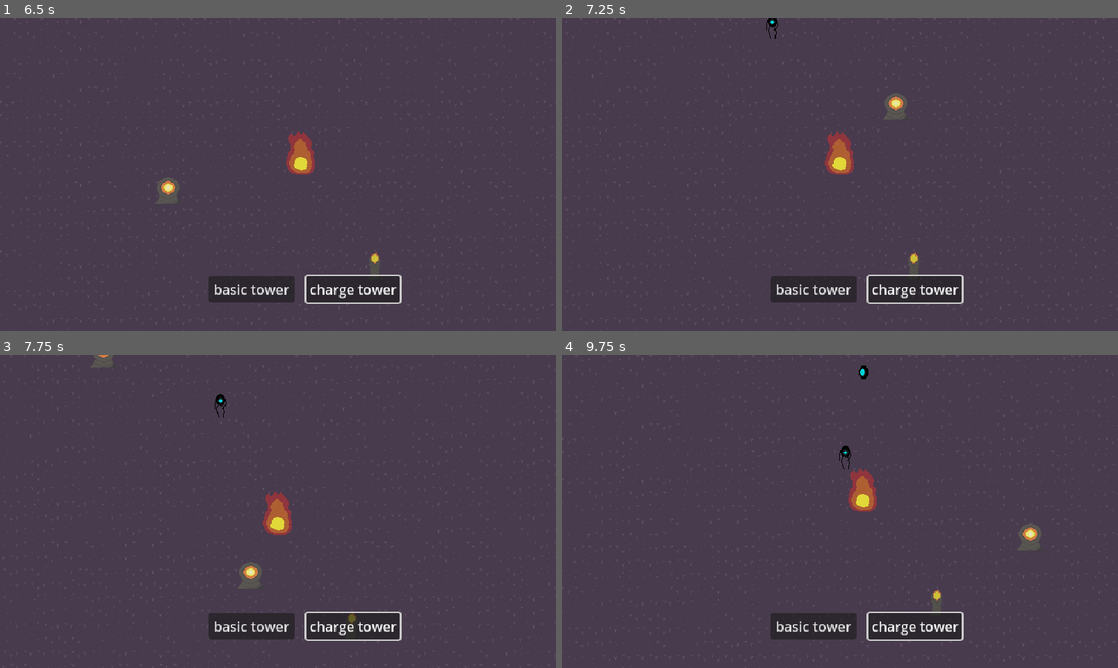
Above: before the commit, frames 1-4 (two rows, left to right).
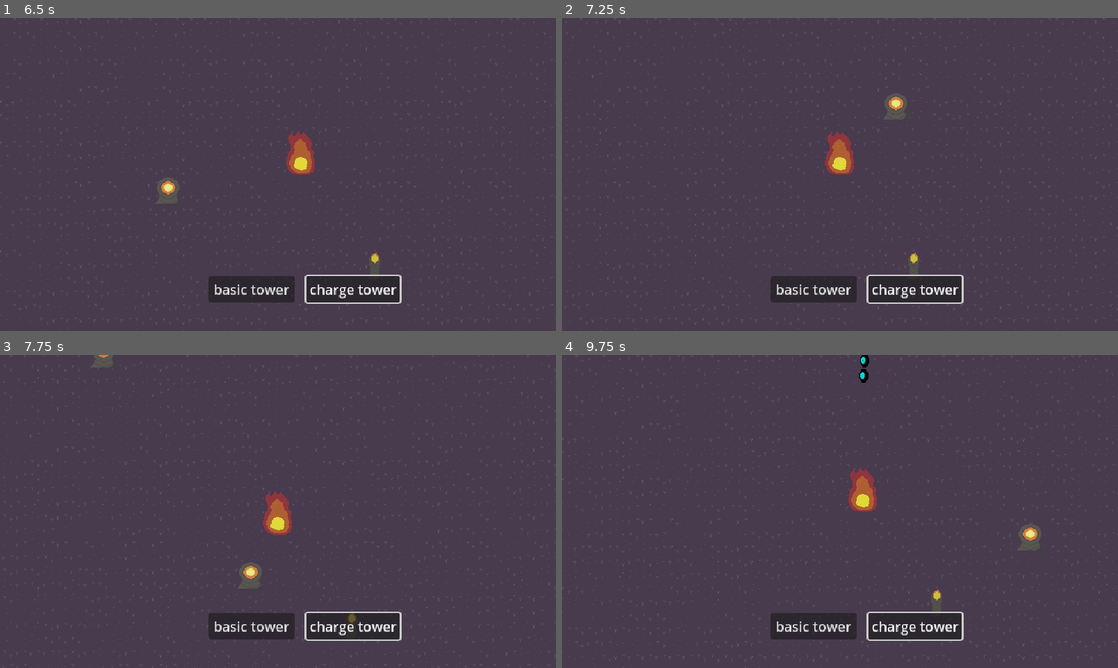
Above: after the commit, the same moments.

Repository: sushitoad/tower-defense-prototype
Game: Godot game, scene res://scenes/test_scene.tscn
Same seed, same stepped clock (60 frames per second), same inputs: the game is played once before the commit and once after it.
Inputs (mouse positions are in pixels of both pictures, inside the frame that each line leads up to):
- Up to frame 1 (6.5 s): click "basic tower" at 0.5 s; click "charge tower" at 1.25 s; click "basic tower" at 2 s; click "charge tower" at 2.75 s; click "basic tower" at 3.5 s; click "charge tower" at 4.25 s; tap Enter at 5 s; move the mouse to (400, 158) at 5.02 s; tap S (CameraDown) at 5.1 s; tap Space at 5.75 s; move the mouse to (166, 190) at 5.77 s; tap A (CameraLeft) at 5.85 s
- Up to frame 2 (7.25 s): tap Enter at 6.5 s; move the mouse to (895, 105) at 6.52 s; tap D (CameraRight) at 6.6 s
- Up to frame 3 (7.75 s): move the mouse to (250, 574) at 7.27 s; tap W (CameraUp) at 7.35 s
- Up to frame 4 (9.75 s): move the mouse to (1006, 558) at 8.02 s; click (1006, 558) at 8.1 s; move the mouse to (673, 464) at 8.77 s; tap S (CameraDown) at 8.85 s; move the mouse to (867, 511) at 9.52 s; tap A (CameraLeft) at 9.6 s

Frame 1 is identical in both runs. In frame 2, less than 0.1% of the frame differs, in the area x 36-39%, y 0-7%; in frame 3, less than 0.1%; in frame 4, 0.2%, in the area x 49-56%, y 0-37%.

Commit message:
spawn multiple enemies
also nice little spawn delay

Diff:
--- a/scenes/enemy_spawner.tscn
+++ b/scenes/enemy_spawner.tscn
@@ -1,9 +1,18 @@
-[gd_scene load_steps=2 format=3 uid="uid://c3ly8m2djtyo2"]
+[gd_scene load_steps=4 format=3 uid="uid://c3ly8m2djtyo2"]
 
 [ext_resource type="Script" uid="uid://ckobnwgnmkynv" path="res://scripts/enemy_spawner.gd" id="1_ks1gq"]
+[ext_resource type="Texture2D" uid="uid://b8ds7ewsgjec4" path="res://art/spawner portal proto 1.png" id="2_devoi"]
+
+[sub_resource type="AtlasTexture" id="AtlasTexture_xl0gr"]
+atlas = ExtResource("2_devoi")
+region = Rect2(6, 6, 52, 52)
 
 [node name="EnemySpawner" type="Node2D"]
 script = ExtResource("1_ks1gq")
+
+[node name="Sprite2D" type="Sprite2D" parent="."]
+modulate = Color(1, 1, 1, 0.784314)
+texture = SubResource("AtlasTexture_xl0gr")
 
 [node name="SpawnTimer" type="Timer" parent="."]
 autostart = true
--- a/scenes/test_scene.tscn
+++ b/scenes/test_scene.tscn
@@ -9,7 +9,6 @@
 [ext_resource type="PackedScene" uid="uid://c3ly8m2djtyo2" path="res://scenes/enemy_spawner.tscn" id="5_6qxox"]
 [ext_resource type="PackedScene" uid="uid://d3ipy8tqa17n4" path="res://scenes/proto_tower.tscn" id="7_rnaij"]
 [ext_resource type="PackedScene" uid="uid://dncxjlgaytiy" path="res://scenes/charge_tower.tscn" id="8_h3xc6"]
-[ext_resource type="PackedScene" uid="uid://d0oom0k2b8ssg" path="res://scenes/stalker_enemy.tscn" id="8_rnaij"]
 [ext_resource type="PackedScene" uid="uid://bke6wmd6gbbnp" path="res://scenes/camera.tscn" id="10_s36qc"]
 
 [sub_resource type="TileSetAtlasSource" id="TileSetAtlasSource_s36qc"]
@@ -41,9 +40,7 @@
 [node name="EnemySpawner" parent="." instance=ExtResource("5_6qxox")]
 position = Vector2(603, 44)
 enemyToSpawn = ExtResource("3_nd71p")
-
-[node name="StalkerEnemy" parent="." instance=ExtResource("8_rnaij")]
-position = Vector2(347, 62)
+numberToSpawn = 3
 
 [node name="TheHeartfire" parent="." instance=ExtResource("4_7ddre")]
 position = Vector2(598, 531)
--- a/scripts/basic_tower.gd
+++ b/scripts/basic_tower.gd
@@ -22,6 +22,9 @@
 			var closestEnemy = enemiesInRange[0]
 			#enemies need to remove themselves from each towers enemiesInRange when they die or this breaks
 			for enemy in enemiesInRange:
+					if enemy == null:
+						continue
+					#this is still breaking sometimes
 					if position.distance_to(enemy.position) < position.distance_to(closestEnemy.position):
 						closestEnemy = enemy
 			currentTarget = closestEnemy
--- a/scripts/enemy_spawner.gd
+++ b/scripts/enemy_spawner.gd
@@ -3,6 +3,7 @@
 @export var enemyToSpawn: PackedScene
 @export var timeBetweenSpawns: float = 10
 @export var numberToSpawn: int = 1
+@export var spawnDelay: float = 0.3
 
 #the best version of this can spawn enemies of multiple types based on ratios
 #multiple enemies, spaced apart initially based on their collision shape size (half size?)
@@ -14,7 +15,9 @@
 	SpawnEnemies()
 
 func SpawnEnemies():
-	var newEnemy
-	newEnemy = enemyToSpawn.instantiate()
-	add_child(newEnemy)
-	newEnemy.global_position = global_position
+	for num in numberToSpawn:
+		var newEnemy
+		newEnemy = enemyToSpawn.instantiate()
+		add_child(newEnemy)
+		newEnemy.global_position = global_position
+		await get_tree().create_timer(spawnDelay).timeout
Renamed: Aseprite files/spawner portal proto 1.png -> art/spawner portal proto 1.png
Not shown, changed: art/spawner portal proto 1.png.import
Not shown: 1 places in scenes/test_scene.tscn that only renumber resources
